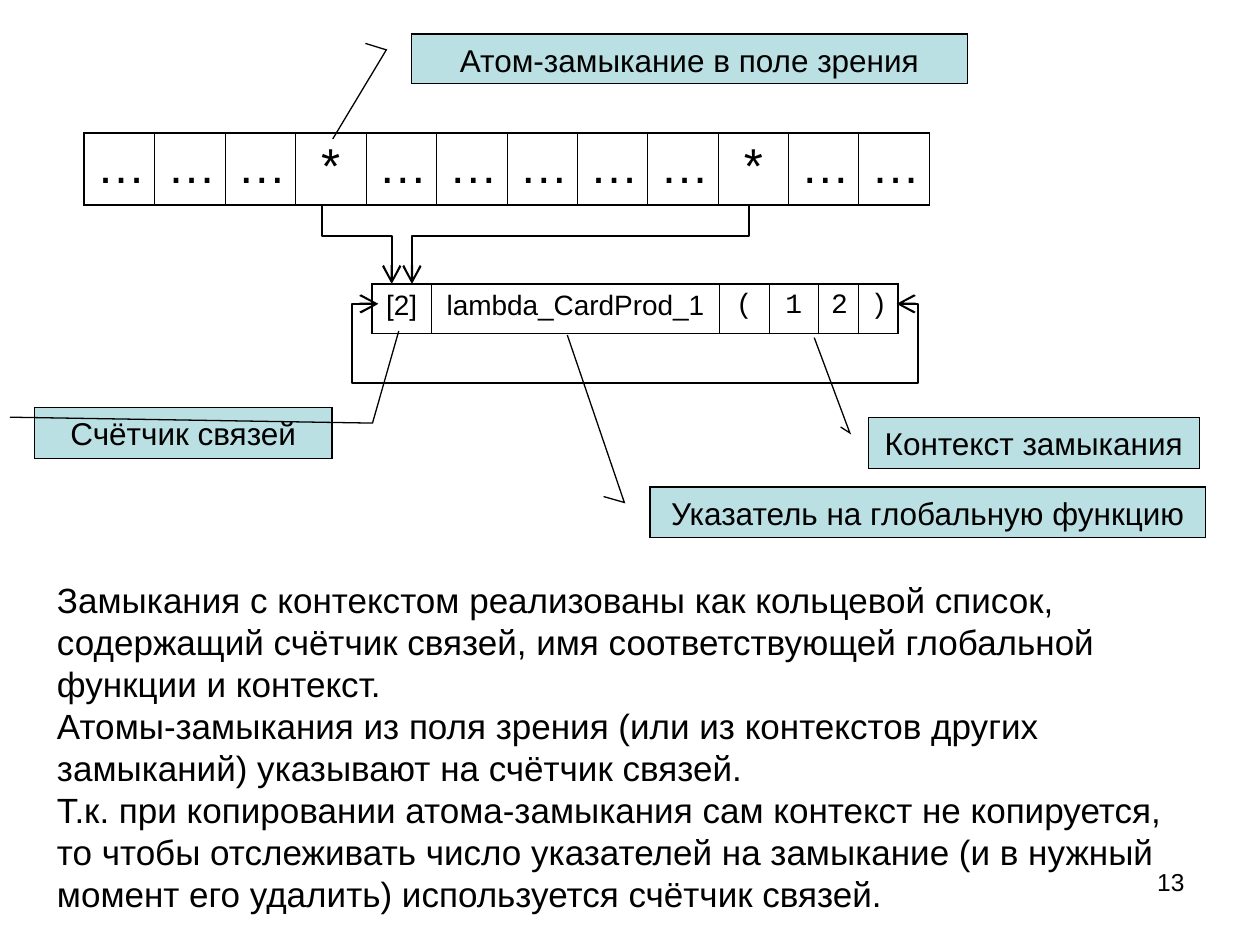
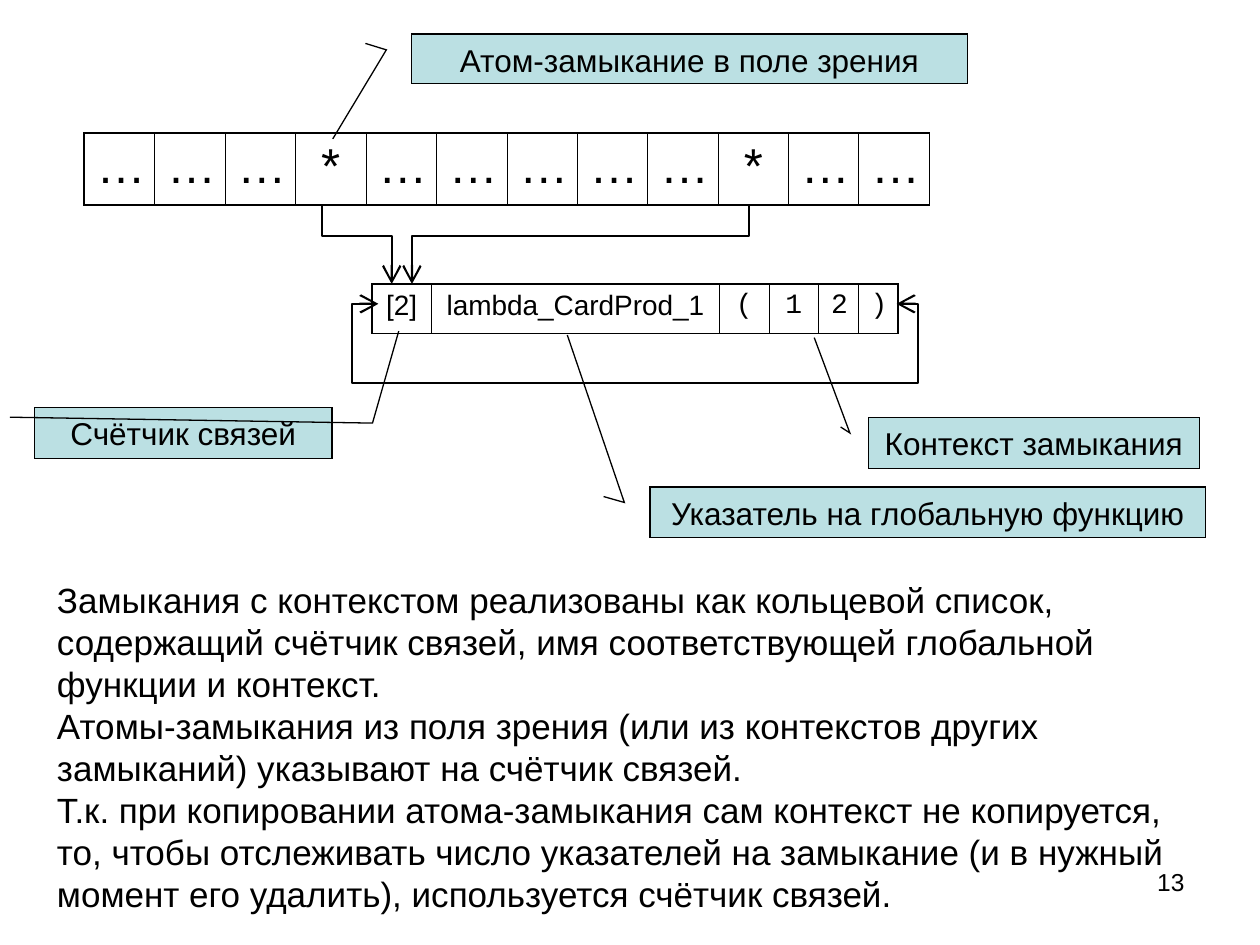
Before and after one commit to Mazdaywik/Refal-05, a slide deck: slide 13 of doc/Компилятор Простого Рефала.ppt. Drawn at 1260x945 pixels with LibreOffice and Linux fonts; fonts in the diff are those of the drawing. Boxes give left, top, right and bottom in pixels: in the first picture for what was removed or moved away, otherwise in the second. Text is boxed around its words. In the diff, an @@ line names an element or a change of style, - is before the commit and + after.

```diff
--- a/doc/Компилятор Простого Рефала.ppt
+++ b/doc/Компилятор Простого Рефала.ppt
@@ text at [57, 587, 1163, 914]: text changed @@
-Замыкания с контекстом реализованы как кольцевой список, содержащий счётчик связей, имя соответствующей глобальной функции и контекст.
-Атомы-замыкания из поля зрения (или из контекстов других замыканий) указывают на счётчик связей.
-Т.к. при копировании атома-замыкания сам контекст не копируется, то чтобы отслеживать число указателей на замыкание (и в нужный момент его удалить) используется счётчик связей.
+Замыкания с контекстом реализованы как кольцевой список, содержащий счётчик связей, имя соответствующей глобальной функции и контекст.
+Атомы-замыкания из поля зрения (или из контекстов других замыканий) указывают на счётчик связей.
+Т.к. при копировании атома-замыкания сам контекст не копируется, то, чтобы отслеживать число указателей на замыкание (и в нужный момент его удалить), используется счётчик связей.
```
Also in this commit, not shown: 6 other slides changed, 2 other files.
